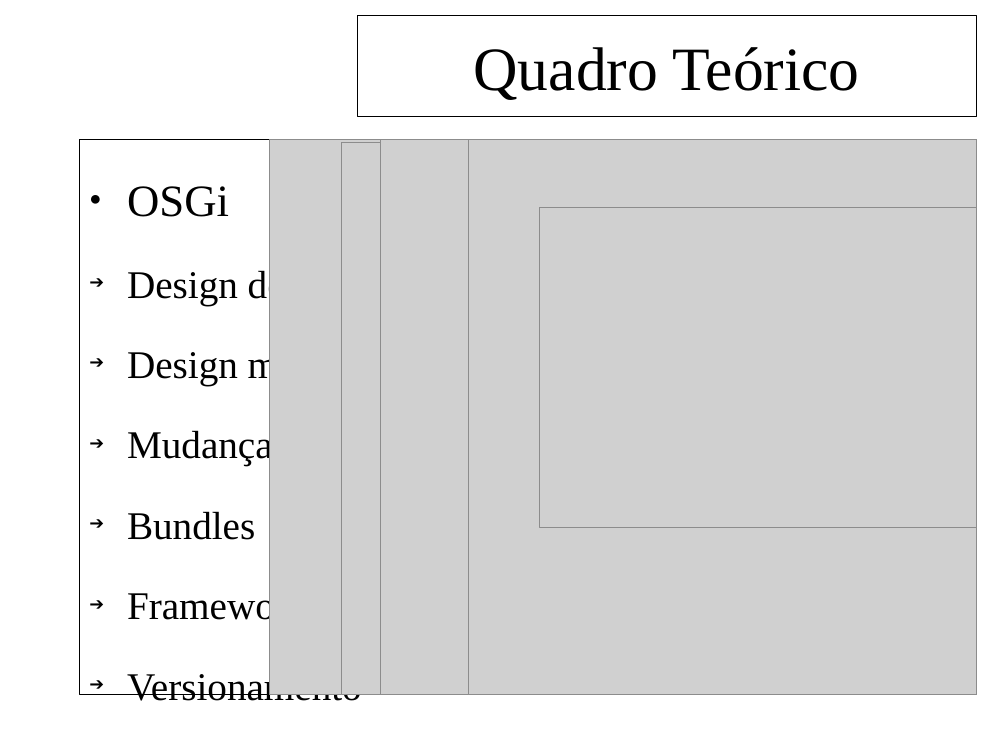
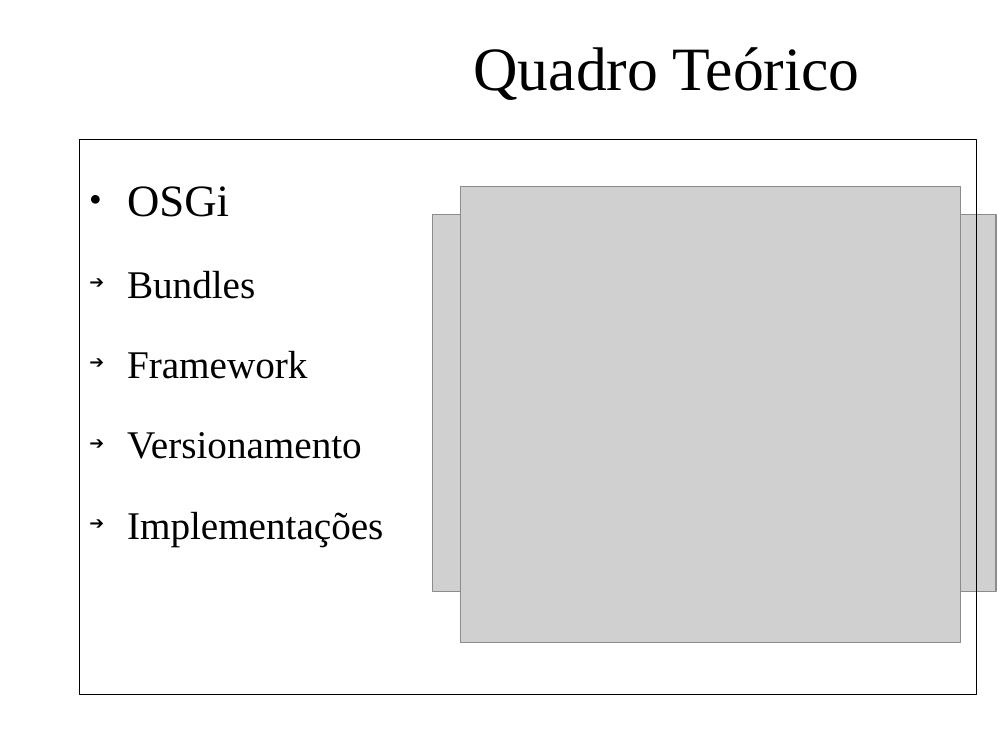
Before and after one commit to feliperodriguesprado/tcc_repository, a slide deck: slide 9 of documents/life_cycle/qualificacao/qualificacao_slides.odp (slide 8 before the commit). Drawn at 1008x756 pixels with LibreOffice and Linux fonts; fonts in the diff are those of the drawing; grey boxes stand for pictures; background and template pictures are left out. Boxes give left, top, right and bottom in pixels: in the first picture for what was removed or moved away, otherwise in the second. Text is boxed around its words. In the diff, an @@ line names an element or a change of style, - is before the commit and + after.

```diff
--- a/documents/life_cycle/qualificacao/qualificacao_slides.odp
+++ b/documents/life_cycle/qualificacao/qualificacao_slides.odp
@@ title "Quadro Teórico": place and size @@
-title "Quadro Teórico" at [357, 16, 976, 117]
+title "Quadro Teórico" at [474, 47, 860, 100]
@@ title "Quadro Teórico" at [474, 47, 860, 100]: outline #000000 0.74 pt to none @@
@@ picture removed at [270, 140, 977, 695] @@
@@ picture removed at [342, 143, 976, 695] @@
@@ picture: place and size @@
-picture at [469, 140, 977, 695]
+picture at [461, 186, 961, 643]
@@ picture removed at [539, 208, 976, 528] @@
@@ picture: place and size @@
-picture at [380, 140, 976, 695]
+picture at [432, 215, 996, 592]
@@ text in rectangle at [127, 267, 429, 466]: paragraphs removed @@
-  ➔ Design de camadas
-  ➔ Design modular
-  ➔ Mudanças isoladas
@@ text in rectangle at [127, 511, 383, 546]: paragraph added @@
+  ➔ Implementações
```
Also in this commit, not shown: 15 other slides changed, 1 slide added, 1 slide removed, 1 other file.
